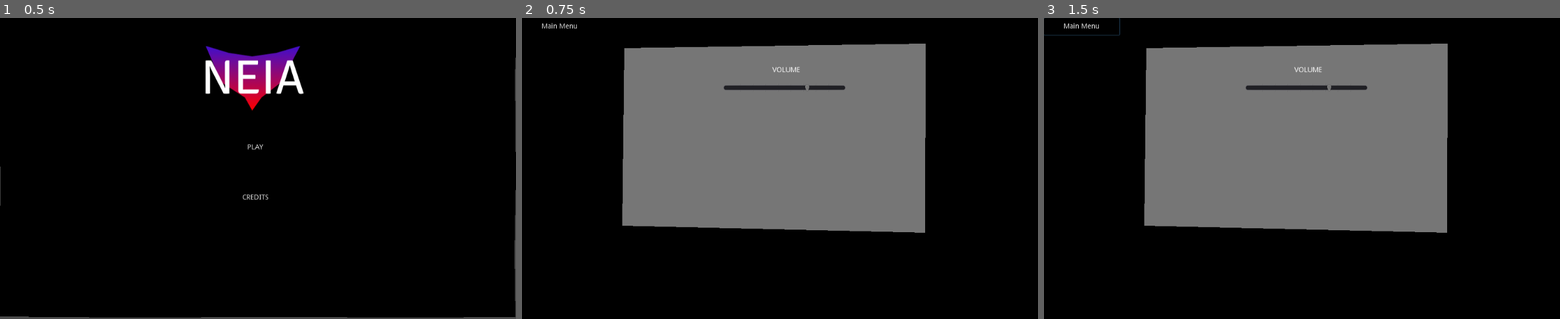
Above: before the commit, frames 1-3 (left to right).
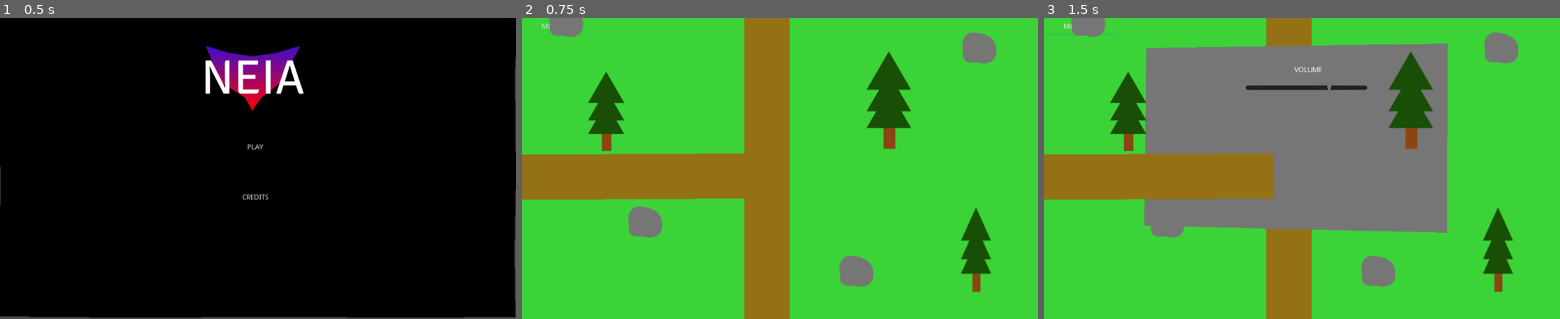
Above: after the commit, the same moments.

Repository: RangerDevv/Neia-Godot
Game: Godot game, scene res://Start_Screen.tscn
Same seed, same stepped clock (60 frames per second), same inputs: the game is played once before the commit and once after it.
Inputs:
- Up to frame 1 (0.5 s): no input
- Up to frame 2 (0.75 s): click "PLAY" at 0.5 s
- Up to frame 3 (1.5 s): click "Main Menu" at 1.25 s

Frame 1 is identical in both runs. In frame 2, 100% of the frame differs, in the area x 0-100%, y 0-100%; in frame 3, 70%.

Commit message:
start man

Diff:
--- /dev/null
+++ b/Assets/Rock.tscn
@@ -0,0 +1,10 @@
+[gd_scene load_steps=2 format=2]
+
+[ext_resource path="res://Images/Rock.png" type="Texture" id=1]
+
+[node name="Rock" type="Sprite"]
+position = Vector2( 484, 317 )
+texture = ExtResource( 1 )
+
+[node name="CollisionPolygon2D" type="CollisionPolygon2D" parent="."]
+polygon = PoolVector2Array( -35, -22, -34, 6, -32, 24, -23, 29, -5, 29, 8, 31, 23, 30, 31, 19, 35, -1, 25, -22, -7, -33, -25, -29 )
--- /dev/null
+++ b/Assets/Start_House.tscn
@@ -0,0 +1,10 @@
+[gd_scene load_steps=2 format=2]
+
+[ext_resource path="res://Images/House1.png" type="Texture" id=1]
+
+[node name="House1" type="Sprite"]
+position = Vector2( 492, 322 )
+texture = ExtResource( 1 )
+
+[node name="CollisionPolygon2D" type="CollisionPolygon2D" parent="."]
+polygon = PoolVector2Array( -64, 14, -62, 97, 66, 97, 64, 14, 89, 14, 1, -96, -30, -60, -32, -71, -49, -71, -50, -35, -85, 13 )
--- /dev/null
+++ b/Assets/Tree1.tscn
@@ -0,0 +1,10 @@
+[gd_scene load_steps=2 format=2]
+
+[ext_resource path="res://Images/Tree1.png" type="Texture" id=1]
+
+[node name="Tree1" type="Sprite"]
+position = Vector2( 427, 358 )
+texture = ExtResource( 1 )
+
+[node name="CollisionPolygon2D" type="CollisionPolygon2D" parent="."]
+polygon = PoolVector2Array( -10, 78, 13, 79, 14, 49, 41, 45, 23, 19, 38, 18, 19, -16, 37, -19, -1, -86, -35, -20, -16, -15, -36, 15, -24, 20, -35, 45, -6, 45 )
--- /dev/null
+++ b/Assets/Tree2.tscn
@@ -0,0 +1,10 @@
+[gd_scene load_steps=2 format=2]
+
+[ext_resource path="res://Images/Tree2.png" type="Texture" id=1]
+
+[node name="Tree2" type="Sprite"]
+position = Vector2( 467, 327 )
+texture = ExtResource( 1 )
+
+[node name="CollisionPolygon2D" type="CollisionPolygon2D" parent="."]
+polygon = PoolVector2Array( -5, -97, -47, -23, -27, -19, -49, 21, -29, 25, -47, 52, -12, 61, -16, 101, 21, 101, 25, 61, 51, 61, 29, 26, 49, 26, 23, -19, 49, -18, 1, -104 )
--- /dev/null
+++ b/Assets/Tree3.tscn
@@ -0,0 +1,10 @@
+[gd_scene load_steps=2 format=2]
+
+[ext_resource path="res://Images/Tree3.png" type="Texture" id=1]
+
+[node name="Tree3" type="Sprite"]
+position = Vector2( 542, 306 )
+texture = ExtResource( 1 )
+
+[node name="CollisionPolygon2D" type="CollisionPolygon2D" parent="."]
+polygon = PoolVector2Array( -1, -84, -30, -17, -14, -17, -30, 18, -18, 20, -32, 50, -7, 49, -7, 84, 9, 84, 9, 48, 32, 48, 16, 19, 32, 18, 15, -18, 31, -18 )
--- /dev/null
+++ b/KinematicBody2D.gd
@@ -0,0 +1,21 @@
+extends KinematicBody2D
+
+export (int) var speed = 200
+
+var velocity = Vector2()
+
+func get_input():
+	velocity = Vector2()
+	if Input.is_action_pressed("right"):
+		velocity.x += 1
+	if Input.is_action_pressed("left"):
+		velocity.x -= 1
+	if Input.is_action_pressed("down"):
+		velocity.y += 1
+	if Input.is_action_pressed("up"):
+		velocity.y -= 1
+	velocity = velocity.normalized() * speed
+
+func _physics_process(delta):
+	get_input()
+	velocity = move_and_slide(velocity)
--- a/Main.tscn
+++ b/Main.tscn
@@ -1,29 +1,22 @@
-[gd_scene load_steps=5 format=2]
+[gd_scene load_steps=12 format=2]
 
-[ext_resource path="res://Scripts/RichTextLabel.gd" type="Script" id=1]
+[ext_resource path="res://Images/Grass.png" type="Texture" id=1]
 [ext_resource path="res://Scripts/Menu.gd" type="Script" id=2]
 [ext_resource path="res://Music/airtone_-_precarity_10.mp3" type="AudioStream" id=3]
 [ext_resource path="res://Scripts/Volume.gd" type="Script" id=4]
+[ext_resource path="res://Images/Start_Map.png" type="Texture" id=5]
+[ext_resource path="res://Images/Path.png" type="Texture" id=6]
+[ext_resource path="res://Assets/Tree1.tscn" type="PackedScene" id=7]
+[ext_resource path="res://Assets/Tree3.tscn" type="PackedScene" id=8]
+[ext_resource path="res://Assets/Tree2.tscn" type="PackedScene" id=9]
+[ext_resource path="res://Assets/Rock.tscn" type="PackedScene" id=10]
+[ext_resource path="res://Assets/Start_House.tscn" type="PackedScene" id=11]
 
 [node name="Node2D" type="Node2D"]
 
-[node name="Polygon2D" type="Polygon2D" parent="."]
-position = Vector2( 18, 6 )
-color = Color( 0, 0, 0, 1 )
-polygon = PoolVector2Array( -34, -19, -34, 611, 1073, 617, 1062, -24 )
-
-[node name="RichTextLabel" type="RichTextLabel" parent="."]
-margin_left = 300.0
-margin_top = 141.0
-margin_right = 741.0
-margin_bottom = 217.0
-bbcode_enabled = true
-bbcode_text = "[center] This is a placeholder text lol [/center]"
-text = " This is a placeholder text lol "
-script = ExtResource( 1 )
-__meta__ = {
-"_edit_use_anchors_": false
-}
+[node name="StartMap" type="Sprite" parent="."]
+position = Vector2( 512, 301 )
+texture = ExtResource( 5 )
 
 [node name="MainMenu" type="ToolButton" parent="."]
 margin_right = 150.0
@@ -35,6 +28,7 @@
 }
 
 [node name="Settings" type="Polygon2D" parent="MainMenu"]
+visible = false
 position = Vector2( -14, -13 )
 color = Color( 0.466667, 0.466667, 0.466667, 1 )
 polygon = PoolVector2Array( 217, 73, 213, 427, 814, 441, 815, 64 )
@@ -68,5 +62,61 @@
 [node name="AudioStreamPlayer2D" type="AudioStreamPlayer2D" parent="."]
 stream = ExtResource( 3 )
 
+[node name="Grass" type="Sprite" parent="."]
+position = Vector2( 512, -299 )
+texture = ExtResource( 1 )
+
+[node name="Path" type="Sprite" parent="."]
+position = Vector2( 486, -296 )
+texture = ExtResource( 6 )
+
+[node name="Tree1" parent="Path" instance=ExtResource( 7 )]
+position = Vector2( -319, 482 )
+
+[node name="Tree1" parent="." instance=ExtResource( 7 )]
+position = Vector2( 698, -256 )
+
+[node name="Tree2" parent="." instance=ExtResource( 9 )]
+position = Vector2( 728, 164 )
+
+[node name="Tree3" parent="." instance=ExtResource( 9 )]
+position = Vector2( 95, -394 )
+
+[node name="Tree2" parent="Tree3" instance=ExtResource( 9 )]
+position = Vector2( 844, -68 )
+
+[node name="Tree3" parent="Tree3" instance=ExtResource( 8 )]
+position = Vector2( 806, 856 )
+
+[node name="Tree4" parent="Tree3" instance=ExtResource( 8 )]
+position = Vector2( 132, 272 )
+
+[node name="Rock" parent="." instance=ExtResource( 10 )]
+position = Vector2( 245, 407 )
+
+[node name="Rock2" parent="." instance=ExtResource( 10 )]
+position = Vector2( 664, 505 )
+
+[node name="Rock3" parent="." instance=ExtResource( 10 )]
+position = Vector2( 908, 60 )
+
+[node name="Rock4" parent="." instance=ExtResource( 10 )]
+position = Vector2( 321, -341 )
+
+[node name="Rock5" parent="." instance=ExtResource( 10 )]
+position = Vector2( 88, 7 )
+
+[node name="Rock6" parent="." instance=ExtResource( 10 )]
+position = Vector2( 864, -199 )
+
+[node name="Path2" type="Sprite" parent="."]
+position = Vector2( 227.789, 316.147 )
+rotation = -1.57642
+scale = Vector2( 1, 0.759039 )
+texture = ExtResource( 6 )
+
+[node name="House1" parent="." instance=ExtResource( 11 )]
+position = Vector2( 695, -468 )
+
 [connection signal="button_down" from="MainMenu" to="MainMenu" method="_on_MainMenu_button_down"]
 [connection signal="value_changed" from="MainMenu/Settings/HSlider" to="MainMenu/Settings/HSlider" method="_on_HSlider_value_changed"]
--- /dev/null
+++ b/Rock7.gd
@@ -0,0 +1,16 @@
+extends Sprite
+
+
+# Declare member variables here. Examples:
+# var a = 2
+# var b = "text"
+
+
+# Called when the node enters the scene tree for the first time.
+func _ready():
+	pass # Replace with function body.
+
+
+# Called every frame. 'delta' is the elapsed time since the previous frame.
+#func _process(delta):
+#	pass
--- a/project.godot
+++ b/project.godot
@@ -17,6 +17,22 @@
 
 window/size/resizable=false
 
+[input]
+
+ui_accept={
+"deadzone": 0.5,
+"events": [ Object(InputEventKey,"resource_local_to_scene":false,"resource_name":"","device":0,"alt":false,"shift":false,"control":false,"meta":false,"command":false,"pressed":false,"scancode":16777221,"physical_scancode":0,"unicode":0,"echo":false,"script":null)
+, Object(InputEventKey,"resource_local_to_scene":false,"resource_name":"","device":0,"alt":false,"shift":false,"control":false,"meta":false,"command":false,"pressed":false,"scancode":16777222,"physical_scancode":0,"unicode":0,"echo":false,"script":null)
+, Object(InputEventKey,"resource_local_to_scene":false,"resource_name":"","device":0,"alt":false,"shift":false,"control":false,"meta":false,"command":false,"pressed":false,"scancode":32,"physical_scancode":0,"unicode":0,"echo":false,"script":null)
+, Object(InputEventJoypadButton,"resource_local_to_scene":false,"resource_name":"","device":0,"button_index":0,"pressure":0.0,"pressed":false,"script":null)
+ ]
+}
+Left={
+"deadzone": 0.5,
+"events": [ Object(InputEventKey,"resource_local_to_scene":false,"resource_name":"","device":0,"alt":false,"shift":false,"control":false,"meta":false,"command":false,"pressed":false,"scancode":0,"physical_scancode":65,"unicode":0,"echo":false,"script":null)
+ ]
+}
+
 [physics]
 
 common/enable_pause_aware_picking=true
Not shown, added: Images/Grass.png.import
Not shown, added: Images/House1.png.import
Binary file added: Images/Path.png
Not shown, added: Images/Path.png.import
Not shown, added: Images/Rock.png.import
Not shown, added: Images/Start_Map.png.import
Not shown, added: Images/Tree1.png.import
Not shown, added: Images/Tree2.png.import
Not shown, added: Images/Tree3.png.import
Not shown, added: Images/Tree4.png.import
